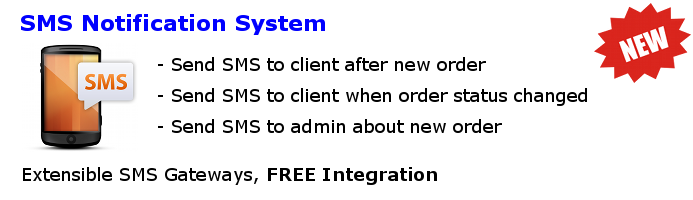
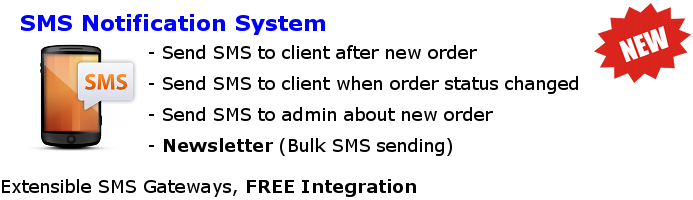
Revision of a layered 693×200 image; what changed, layer by layer:
painted on "Extensible SMS Gateways, FREE ..." over bbox(2, 167, 437, 197)
painted on "- Send SMS to client after new..." over bbox(149, 45, 587, 156)
